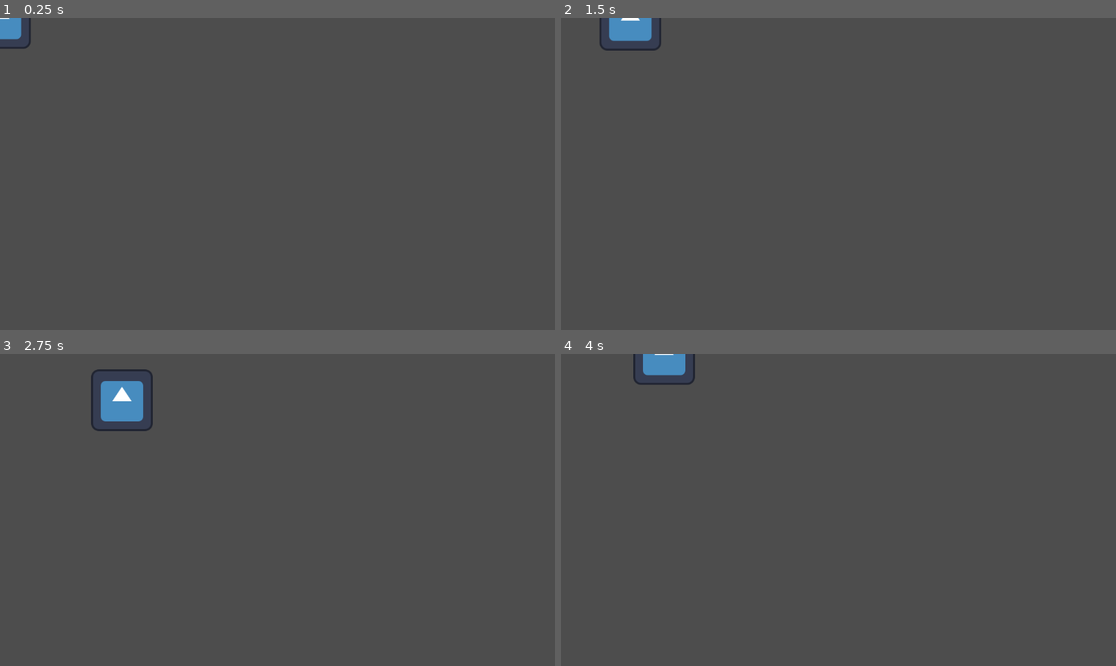
Above: before the commit, frames 1-4 (two rows, left to right).
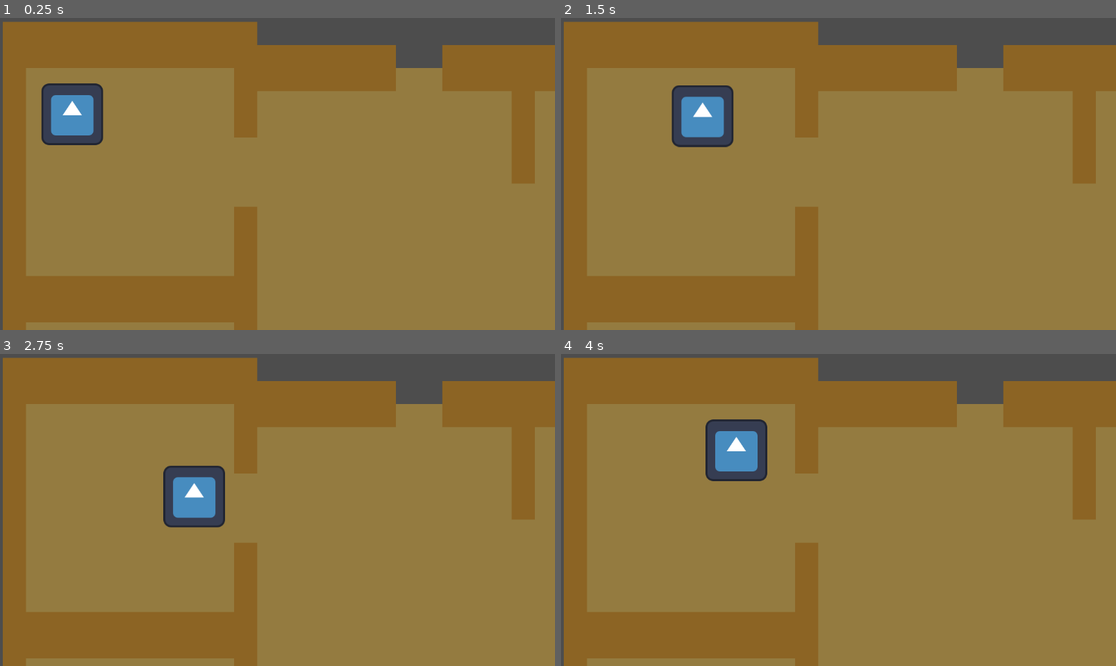
Above: after the commit, the same moments.

Repository: Isabelle1909/JuggleManMania
Game: Godot game, scene res://scenes/house.tscn
Same seed, same stepped clock (60 frames per second), same inputs: the game is played once before the commit and once after it. Before the commit the project starts from res://scenes/player.tscn. The engine's default icon, where the game draws it, is replaced by a stand-in: a white triangle on a blue panel in a dark square.
Inputs:
- Up to frame 1 (0.25 s): no input
- Up to frame 2 (1.5 s): tap Enter at 0.5 s; hold Right (ui_right) 0.53-1.28 s; hold Down (ui_down) from 1.28 s (still down)
- Up to frame 3 (2.75 s): release Down (ui_down) at 2.03 s; hold Right (ui_right) from 2.03 s (still down)
- Up to frame 4 (4 s): release Right (ui_right) at 2.78 s; hold Up (ui_up) 2.78-3.53 s; hold Left (ui_left) from 3.53 s (still down)

The runs differ from the first frame. In frame 1, 93% of the frame differs, in the area x 0-100%, y 0-100%; in frame 2, 93%; in frame 3, 93%; in frame 4, 93%.

Commit message:
set default scene to house

Diff:
--- a/juggle-man-mania-project/project.godot
+++ b/juggle-man-mania-project/project.godot
@@ -11,7 +11,7 @@
 [application]
 
 config/name="JuggleManMania"
-run/main_scene="uid://dksw6vohgomcm"
+run/main_scene="uid://bxhptscenb5ve"
 config/features=PackedStringArray("4.6", "GL Compatibility")
 config/icon="res://icon.svg"
 
--- a/juggle-man-mania-project/scenes/house.tscn
+++ b/juggle-man-mania-project/scenes/house.tscn
@@ -3,7 +3,7 @@
 [ext_resource type="TileSet" uid="uid://dmt30scjkk0fc" path="res://tilesets/game_tile_set.tres" id="1_rk7hg"]
 [ext_resource type="Texture2D" uid="uid://ca1mnxii2w5cm" path="res://assets/game/tilesets/FloorTest.png" id="2_se78b"]
 [ext_resource type="PackedScene" uid="uid://dksw6vohgomcm" path="res://scenes/player.tscn" id="3_3bgk5"]
-[ext_resource type="PackedScene" uid="uid://effsrxenqkmr" path="res://scenes/text_ui.tscn" id="4_se78b"]
+[ext_resource type="PackedScene" uid="uid://effsrxenqkmr" path="res://scenes/ui_scenes/text_ui.tscn" id="4_se78b"]
 
 [sub_resource type="TileSetAtlasSource" id="TileSetAtlasSource_10qhy"]
 texture = ExtResource("2_se78b")
